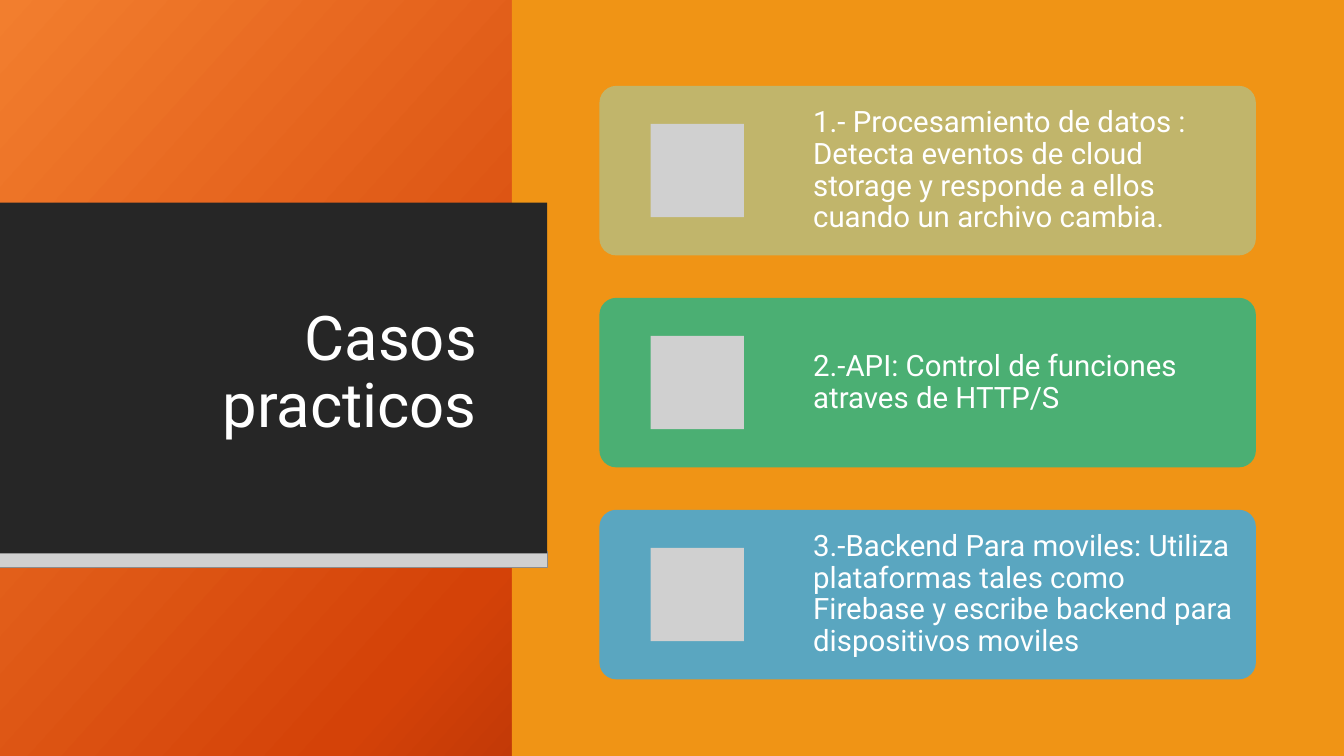
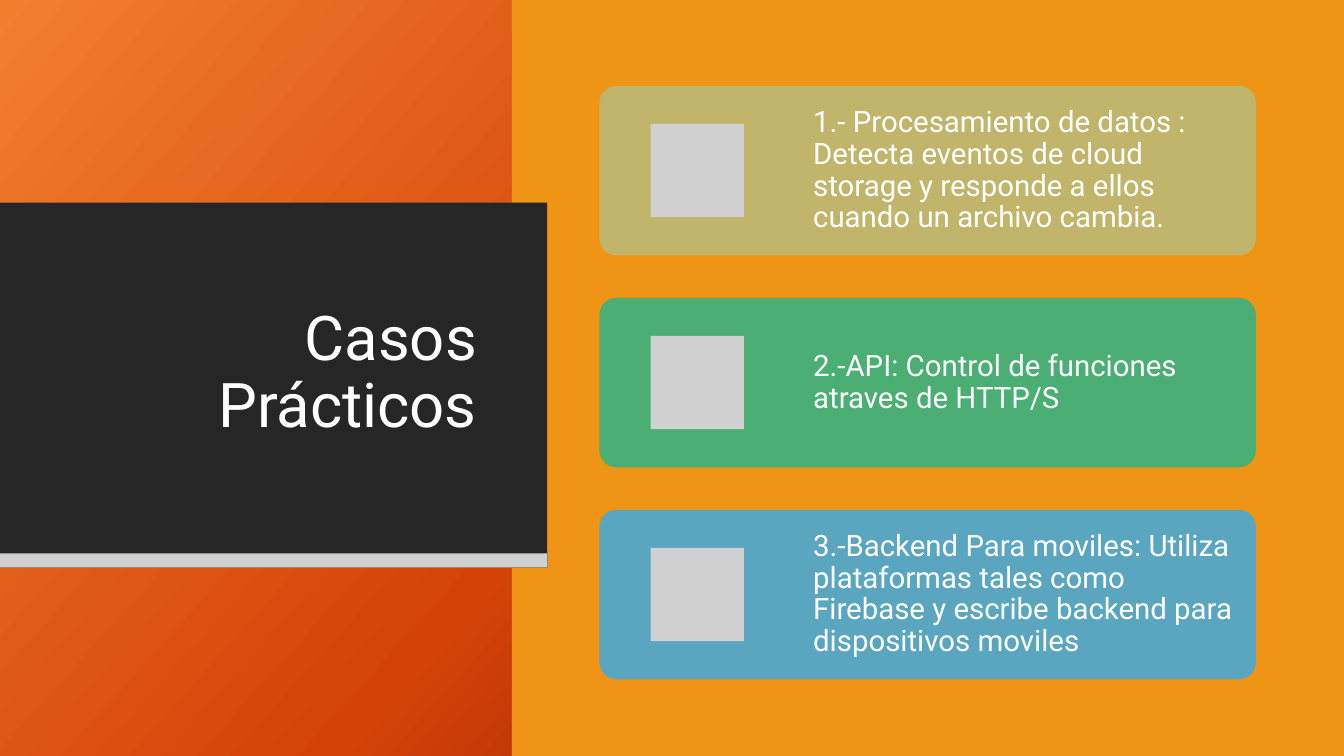
Before and after one commit to eddieware/Ppt_Cloud_Functions, a slide deck: slide 4 of Cloud_functions.pptx. Drawn at 1344x756 pixels with LibreOffice and Linux fonts; fonts in the diff are those of the drawing; grey boxes stand for pictures; background and template pictures are left out. Boxes give left, top, right and bottom in pixels: in the first picture for what was removed or moved away, otherwise in the second. Text is boxed around its words. In the diff, an @@ line names an element or a change of style, - is before the commit and + after.

```diff
--- a/Cloud_functions.pptx
+++ b/Cloud_functions.pptx
@@ title at (218, 315, 477, 428): text changed @@
-Casos practicos
+Casos Prácticos
```
Also in this commit, not shown: 4 other slides changed.
